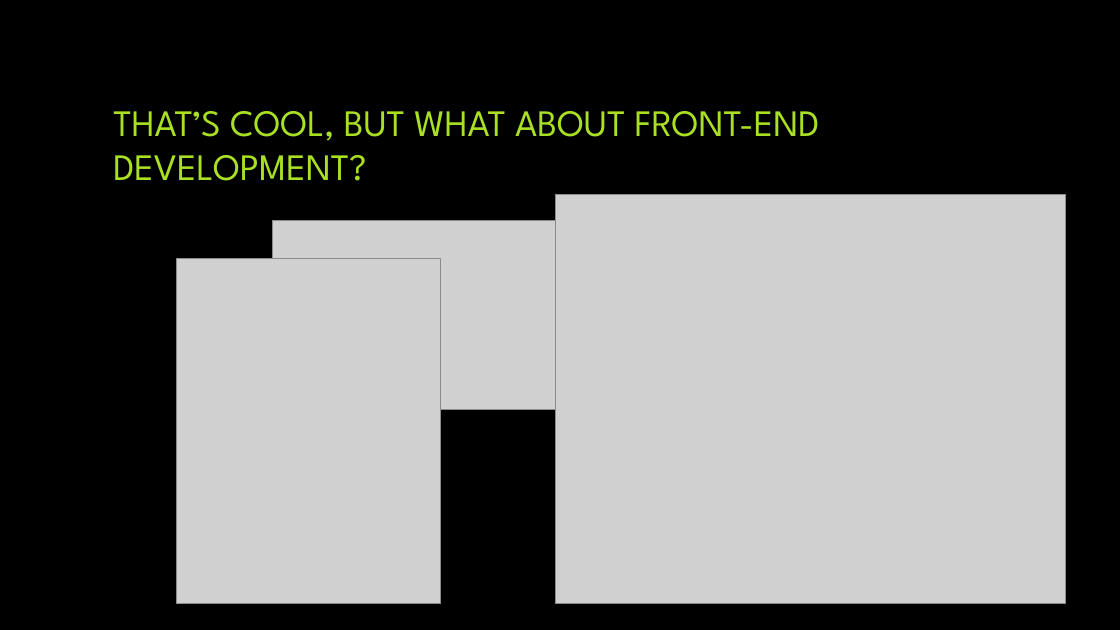
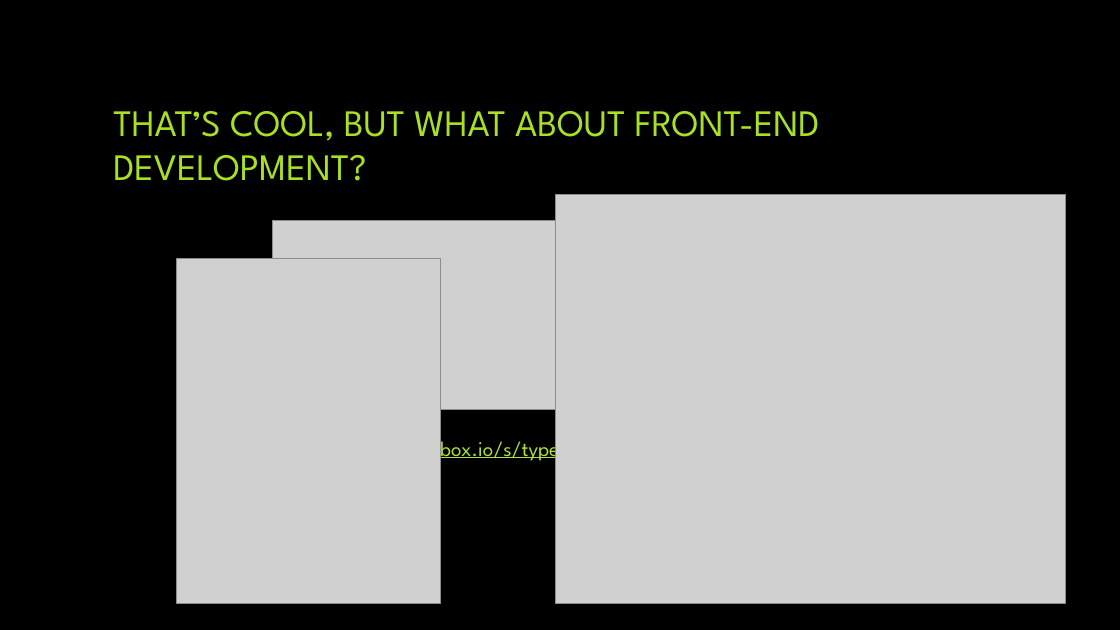
Before and after one commit to BrianMCox/DecoratorExample, a slide deck: slide 10 of Design Patterns - Decorator.pptx. Drawn at 1120x630 pixels with LibreOffice and Linux fonts; fonts in the diff are those of the drawing; grey boxes stand for pictures; background and template pictures are left out. Boxes give left, top, right and bottom in pixels: in the first picture for what was removed or moved away, otherwise in the second. Text is boxed around its words. In the diff, an @@ line names an element or a change of style, - is before the commit and + after.

Commit message:
small update to slide deck

```diff
--- a/Design Patterns - Decorator.pptx
+++ b/Design Patterns - Decorator.pptx
@@ text added at (x1=293, y1=435, x2=826, y2=462), 18 pt, text #ADE133, underline @@
+https://codesandbox.io/s/typescript-decorator-example-fgriu
```
Also in this commit, not shown: 1 other slide changed.
